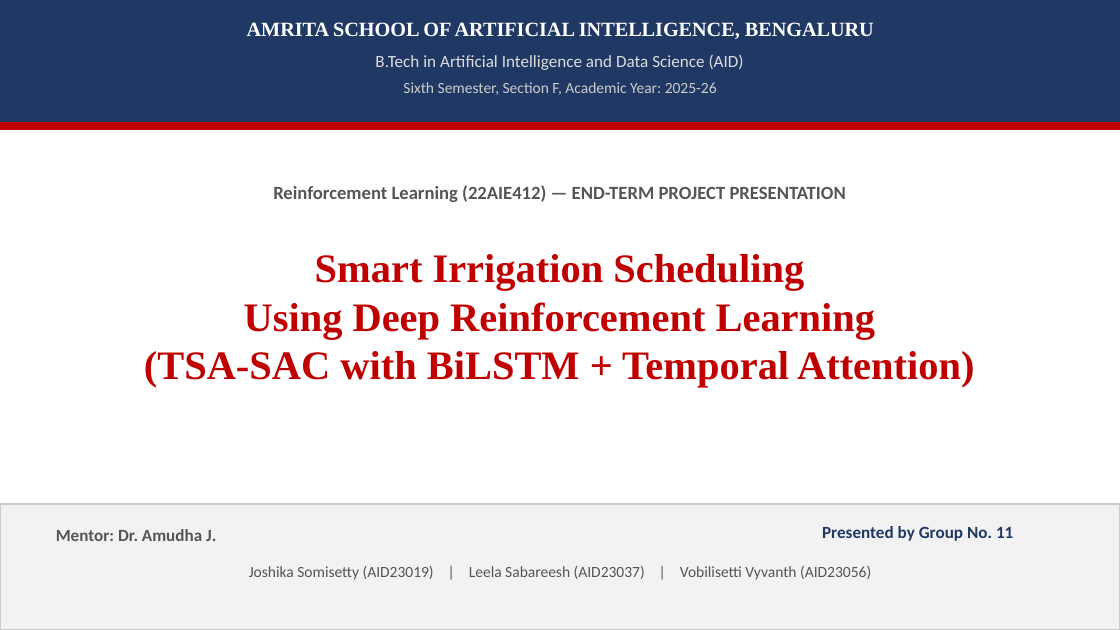
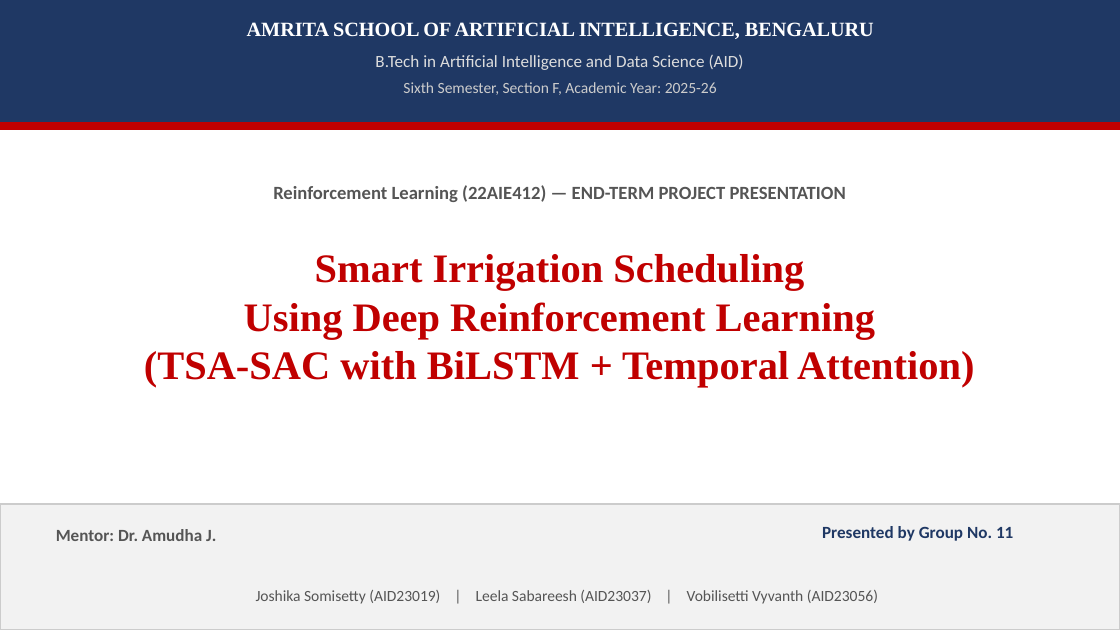
Before and after one commit to Joshika-Somisetty/Reinforcement-Learning-project, a slide deck: slide 1 of Team11_RL_End_Project.pptx. Drawn at 1120x630 pixels with LibreOffice and Linux fonts; fonts in the diff are those of the drawing. Boxes give left, top, right and bottom in pixels: in the first picture for what was removed or moved away, otherwise in the second. Text is boxed around its words. In the diff, an @@ line names an element or a change of style, - is before the commit and + after.

```diff
--- a/Team11_RL_End_Project.pptx
+++ b/Team11_RL_End_Project.pptx
@@ text "Joshika Somisetty (AID23019) | Leela ..." moved from (x1=249, y1=566, x2=871, y2=580) to (x1=256, y1=590, x2=878, y2=604) @@
```
Also in this commit, not shown: 1 slide removed, 3 other files.
